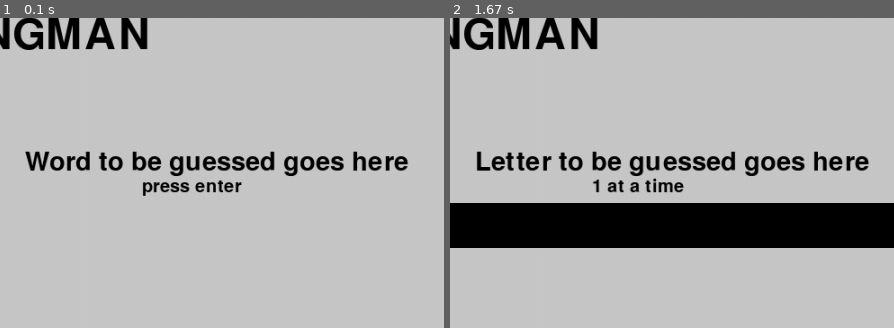
Above: before the commit, frames 1-2 (left to right).
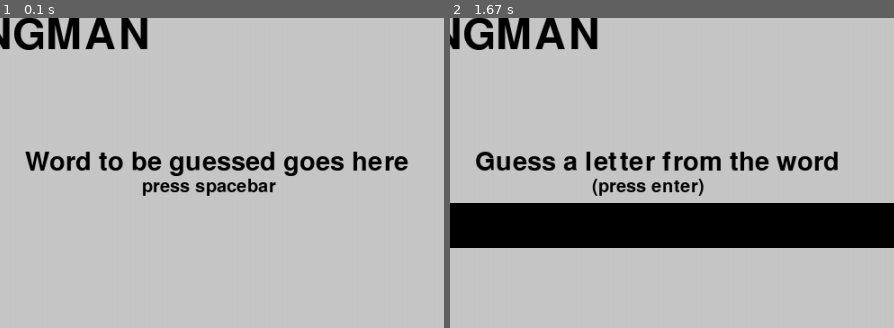
Above: after the commit, the same moments.

Repository: dorogit/pygame_collaboration
Game: pygame game, started from main.py
The game is run twice, just before and just after one commit, with the same random seed, the same clock (stepped at 60 frames per second) and the same inputs.
Inputs:
- Up to frame 1 (0.1 s): no input
- Up to frame 2 (1.67 s): tap Space at 0.33 s; type "ann" at 0.67 s; tap Enter at 1 s
The pictures show only the part of the screen within x 48-98%, y 2-52%; the shares and areas given below are measured in that part.

The runs differ from the first frame. In frame 1, 0.4% of the frame differs, in the area x 43-63%, y 51-58%; in frame 2, 3.9%, in the area x 5-95%, y 42-58%.

Commit message:
Update main.py

Diff:
--- a/main.py
+++ b/main.py
@@ -26,7 +26,7 @@
 font3 = pygame.font.Font(None, 43)
 font4 = pygame.font.Font(None, 30)
 input_box_text = font3.render('Word to be guessed goes here',True, (0,0,0))
-small_text = font4.render('press enter',True,(0,0,0))
+small_text = font4.render('press spacebar',True,(0,0,0))
 screen.blit(small_text, (630,222))
 screen.blit(input_box_text,((500, 190)))
 font = pygame.font.Font(None,32)
@@ -111,8 +111,8 @@
           pygame.draw.rect(screen, (0,0,0), input_box)
           pygame.draw.rect(screen, (200,200,200),pygame.Rect(499,190,500,33))
           pygame.draw.rect(screen, (200,200,200),pygame.Rect(630,222,300,20))
-          guess_text = font3.render('Letter to be guessed goes here',True, (0,0,0))
-          small_text2 = font4.render('1 at a time',True,(0,0,0))
+          guess_text = font3.render('Guess a letter from the word',True, (0,0,0))
+          small_text2 = font4.render('(press enter)',True,(0,0,0))
           screen.blit(small_text2,((630,222)))
           screen.blit(guess_text,((500, 190)))
 
@@ -134,6 +134,10 @@
 
         guessing(word)
         if event.key == pygame.K_RETURN and typing2 == True:
+          guessing(word)
+          #blitting the hidden word
+          hidden_word_text = font1.render(hidden_word,True, (0,0,0))
+          screen.blit(hidden_word_text, (500,500))
           Tries = Tries - 1
           print('the word you have to guess is :',hidden_word)
           print('tries remaining : ', Tries)
@@ -146,6 +150,7 @@
         input_box.w = max(100,text.get_width()+10)
         pygame.display.update()
 
+
   pygame.display.update()
   Clock.tick(60)
 print(pygame.mouse.get_pos())
